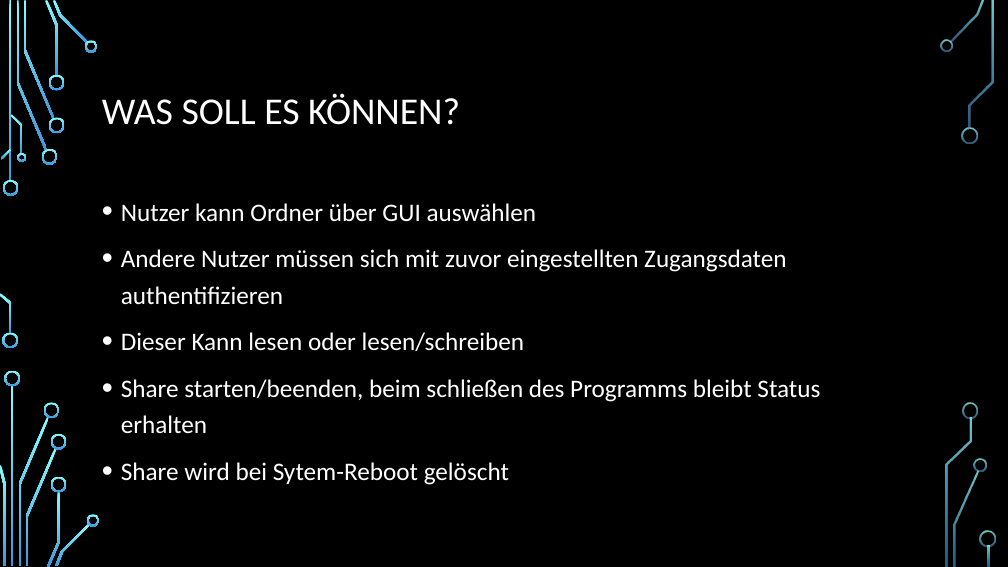
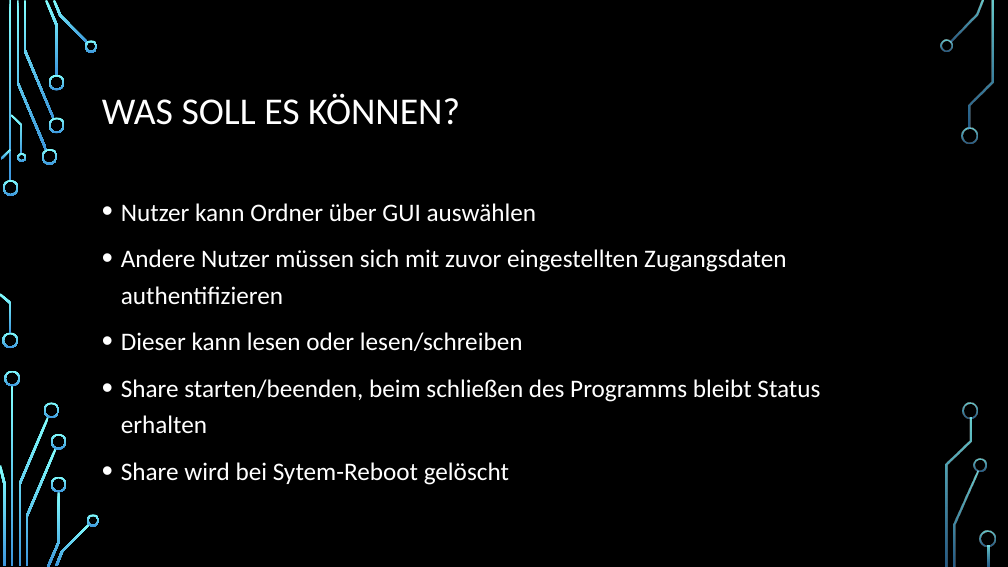
Before and after one commit to samumair/EZ-Share, a slide deck: slide 2 of Vorstellung.pptx. Drawn at 1008x567 pixels with LibreOffice and Linux fonts; fonts in the diff are those of the drawing; background and template pictures are left out. Boxes give left, top, right and bottom in pixels: in the first picture for what was removed or moved away, otherwise in the second. Text is boxed around its words. In the diff, an @@ line names an element or a change of style, - is before the commit and + after.

```diff
--- a/Vorstellung.pptx
+++ b/Vorstellung.pptx
@@ text at box(121, 332, 523, 351): text changed @@
-• Dieser Kann lesen oder lesen/schreiben
+• Dieser kann lesen oder lesen/schreiben
```
Also in this commit, not shown: 1 other slide changed.
